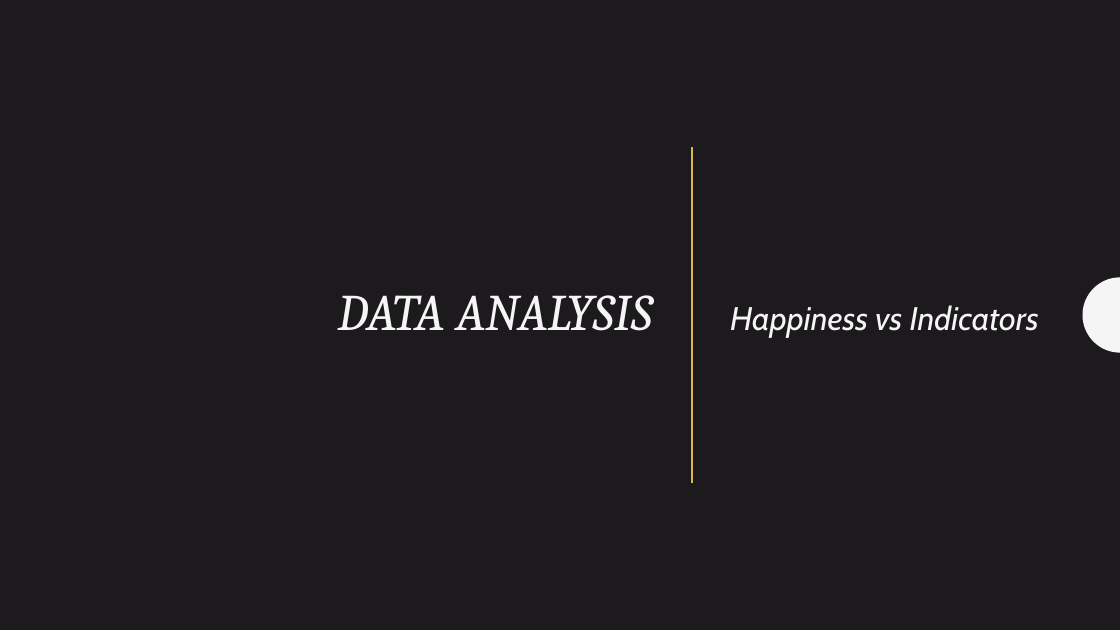
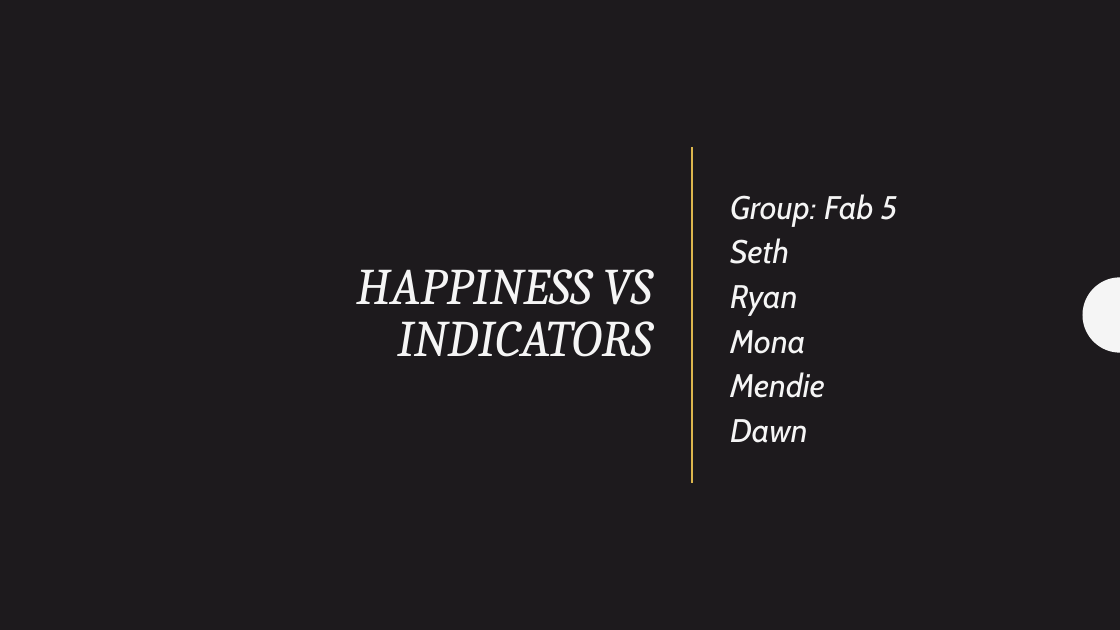
Before and after one commit to setholindaman/Group-Project-1, a slide deck: slide 1 of Happiness vs Indicators.pptx. Drawn at 1120x630 pixels with LibreOffice and Linux fonts; fonts in the diff are those of the drawing. Boxes give left, top, right and bottom in pixels: in the first picture for what was removed or moved away, otherwise in the second. Text is boxed around its words. In the diff, an @@ line names an element or a change of style, - is before the commit and + after.

Commit message:
final submissions of group work

```diff
--- a/Happiness vs Indicators.pptx
+++ b/Happiness vs Indicators.pptx
@@ subtitle at box(730, 194, 898, 443): text changed @@
-Happiness vs Indicators
+Group: Fab 5
+Seth
+Ryan
+Mona
+Mendie
+Dawn
@@ title at box(356, 269, 652, 357): text changed @@
-DATA ANALYSIS
+HAPPINESS VS INDICATORS
```
Also in this commit, not shown: 3 other slides changed, 1 slide added, 12 other files.
